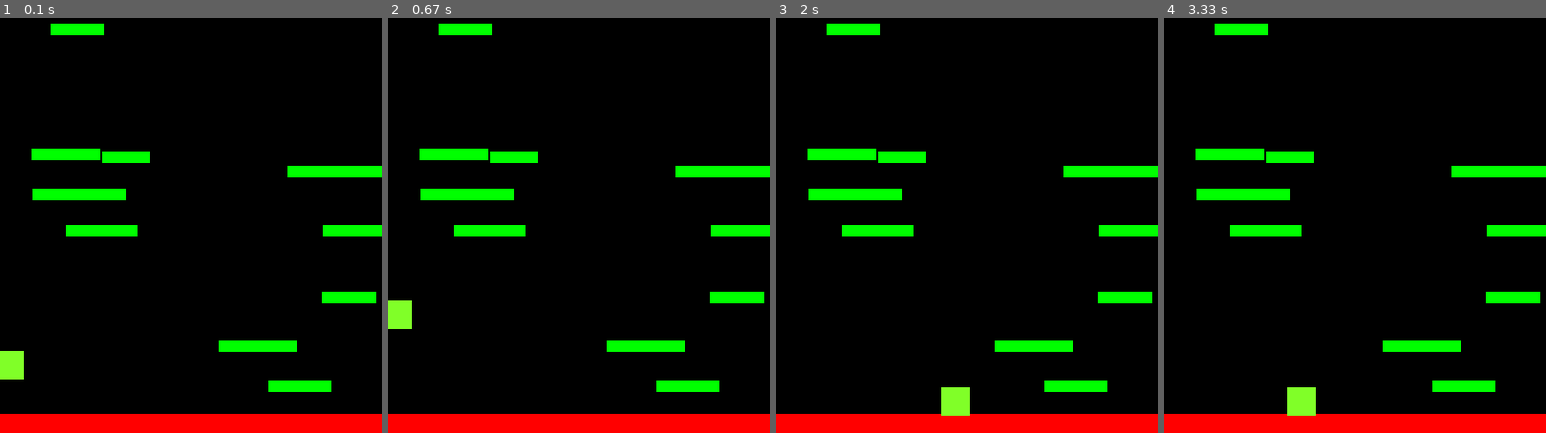
Above: before the commit, frames 1-4 (left to right).
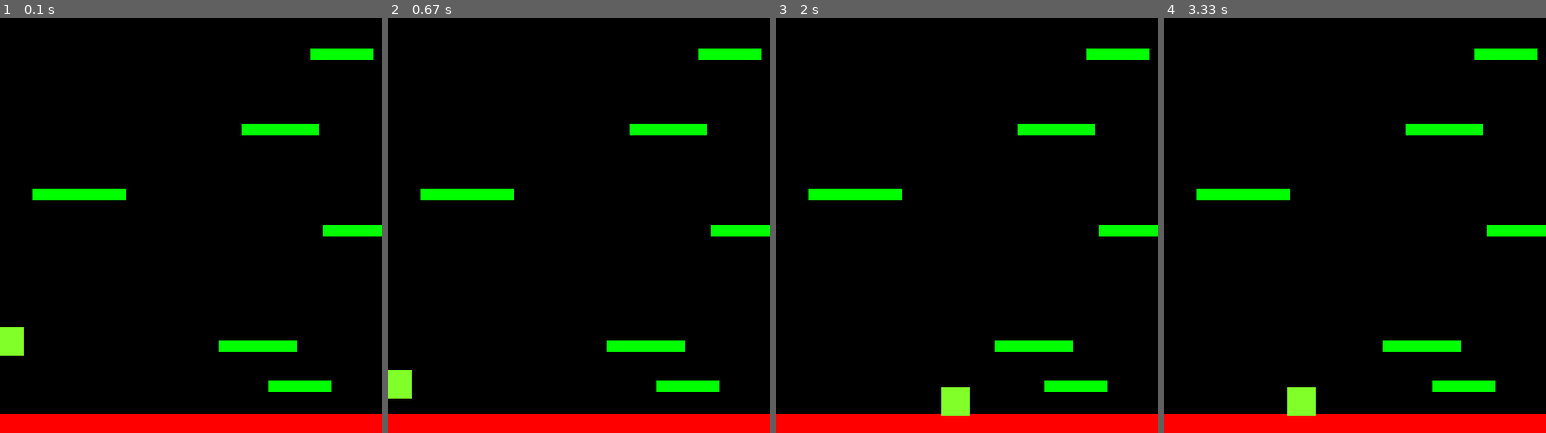
Above: after the commit, the same moments.

Repository: brunstart/Pygame
Game: pygame game, started from platformer.py
Same seed, same stepped clock (60 frames per second), same inputs: the game is played once before the commit and once after it.
Inputs:
- Up to frame 1 (0.1 s): no input
- Up to frame 2 (0.67 s): tap Space at 0.33 s
- Up to frame 3 (2 s): hold Right 0.67-1.13 s; hold Right 1.17-1.63 s; hold Left from 1.67 s (still down)
- Up to frame 4 (3.33 s): release Left at 2.2 s; hold Left 2.23-2.63 s; hold Right 2.67-3.3 s

The runs differ from the first frame. In frame 1, 4.6% of the frame differs, in the area x 0-100%, y 1-88%; in frame 2, 4.7%, in the area x 0-100%, y 1-92%; in frame 3, 3.8%; in frame 4, 3.8%.

Commit message:
210616
코드 자잘한 부분 변경하고 롱점프 숏점프 구현, 지형 간 거리 조절하면서 생성, 다음 지형으로 올라가는 기준 설정

Diff:
--- a/platformer.py
+++ b/platformer.py
@@ -24,9 +24,11 @@
         self.surf.fill((128,255,40))
         self.rect = self.surf.get_rect()
 
-        self.pos = vec((10, 385))
+        self.pos = vec((10, 360))
         self.vel = vec(0,0)
         self.acc = vec(0,0)
+        self.jumping = False
+
 
     def move(self):
         self.acc = vec(0,.5)
@@ -50,21 +52,25 @@
         self.rect.midbottom = self.pos
 
     def update(self):
-        hits = pygame.sprite.spritecollide(P1, platforms, False)        #충돌 시 반응
-        if P1.vel.y > 0:
+        hits = pygame.sprite.spritecollide(self, platforms, False)        #충돌 시 반응
+        if self.vel.y > 0:
             if hits:
-                self.vel.y = 0
-                self.pos.y = hits[0].rect.top + 1
+                if self.pos.y < hits[0].rect.bottom:
+                    self.pos.y = hits[0].rect.top + 1
+                    self.vel.y = 0
+                    self.jumping = False
 
 
     def jump(self):
         hits = pygame.sprite.spritecollide(self, platforms, False)
-        if hits:
-            self.vel.y = -10
+        if hits and not self.jumping:
+            self.jumping = True
+            self.vel.y = -15
 
-
-
-
+    def cancel_jump(self):
+        if self.jumping:
+            if self.vel.y < -3:
+                self.vel.y = -3
 
 
 class platform(pygame.sprite.Sprite):
@@ -74,6 +80,35 @@
         self.surf.fill((0,255,0))
         self.rect = self.surf.get_rect(center = (random.randint(0, WIDTH-10),
                                                  random.randint(0, HEIGHT-30)))
+
+    def move(self):
+        pass
+
+def plat_gen():
+    while len(platforms) < 7:
+        width = random.randrange(50, 100)
+        p = platform()
+        C = True
+
+        while C:
+            p = platform()
+            p.rect.center = (random.randrange(0, WIDTH - width),
+                             random.randrange(-50, 0))
+            C = check(p, platforms)
+
+        platforms.add(p)
+        all_sprites.add(p)
+
+def check(platform, groupies):
+    if pygame.sprite.spritecollideany(platform, groupies):
+        return True
+    else:
+        for entity in groupies:
+            if entity == platform:
+                continue
+            if (abs(platform.rect.top - entity.rect.bottom) < 40) and (abs(platform.rect.bottom - entity.rect.top) < 40):
+                return True
+        C = False
 
 PT1 = platform()
 P1 = Player()
@@ -89,21 +124,19 @@
 platforms = pygame.sprite.Group()
 platforms.add(PT1)
 
-for x in range(random.randint(5,10)):
+for x in range(random.randint(5,6)):
+    C = True
     pl = platform()
+    while C:
+        pl = platform()
+        C = check(pl, platforms)
     platforms.add(pl)
     all_sprites.add(pl)
 
-def plat_gen():
-    while len(platforms) < 11:
-        width = random.randrange(50, 100)
-        p = platform()
-        p.rect.center = (random.randrange(0, WIDTH - width),
-                         random.randrange(-50, 0))
-        platforms.add(p)
-        all_sprites.add(p)
+
 
 while True:
+    P1.update()
     for event in pygame.event.get():
         if event.type == QUIT:
             pygame.quit()
@@ -111,6 +144,10 @@
         if event.type == pygame.KEYDOWN:
             if event.key == pygame.K_SPACE:
                 P1.jump()
+
+        if event.type == pygame.KEYUP:
+            if event.key == pygame.K_SPACE:
+                P1.cancel_jump()
 
     if P1.rect.top <= HEIGHT / 3:
         P1.pos.y += abs(P1.vel.y)
@@ -125,9 +162,9 @@
 
     for entity in all_sprites:
         displaysurface.blit(entity.surf, entity.rect)
+        entity.move()
 
-    P1.move()
-    P1.update()
+
 
     pygame.display.update()
     FramePerSec.tick(FPS)
